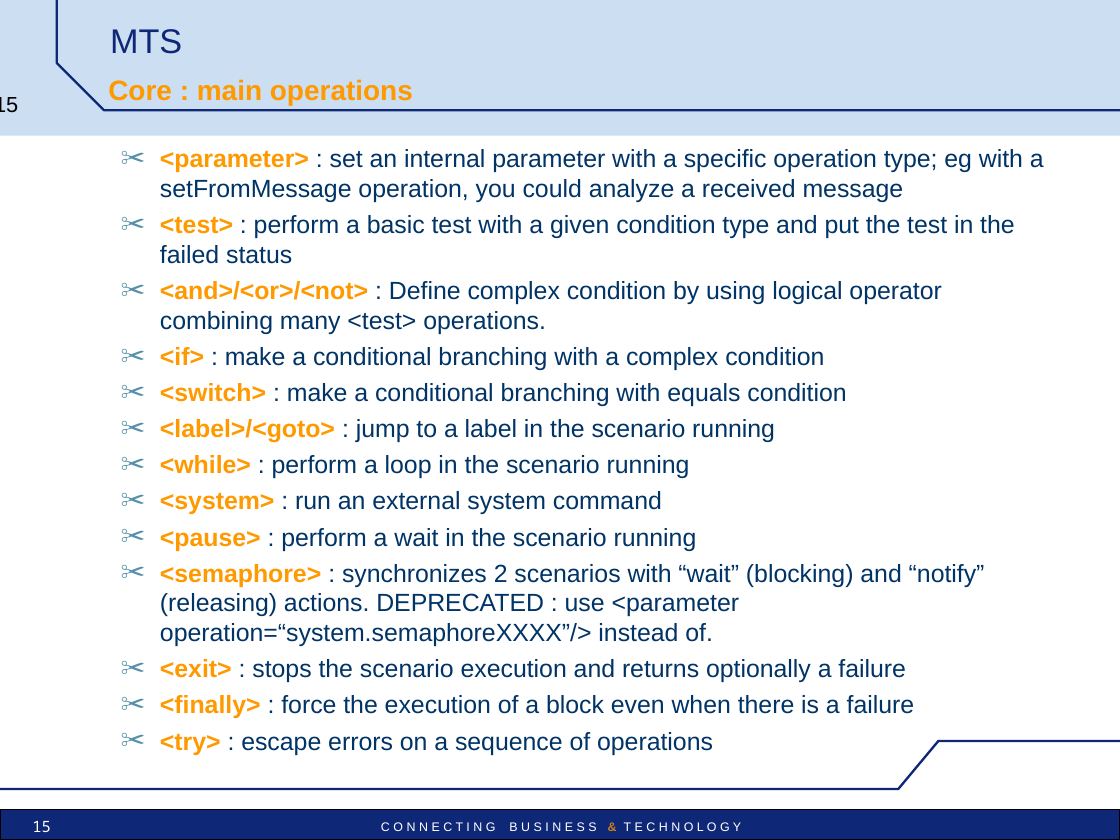
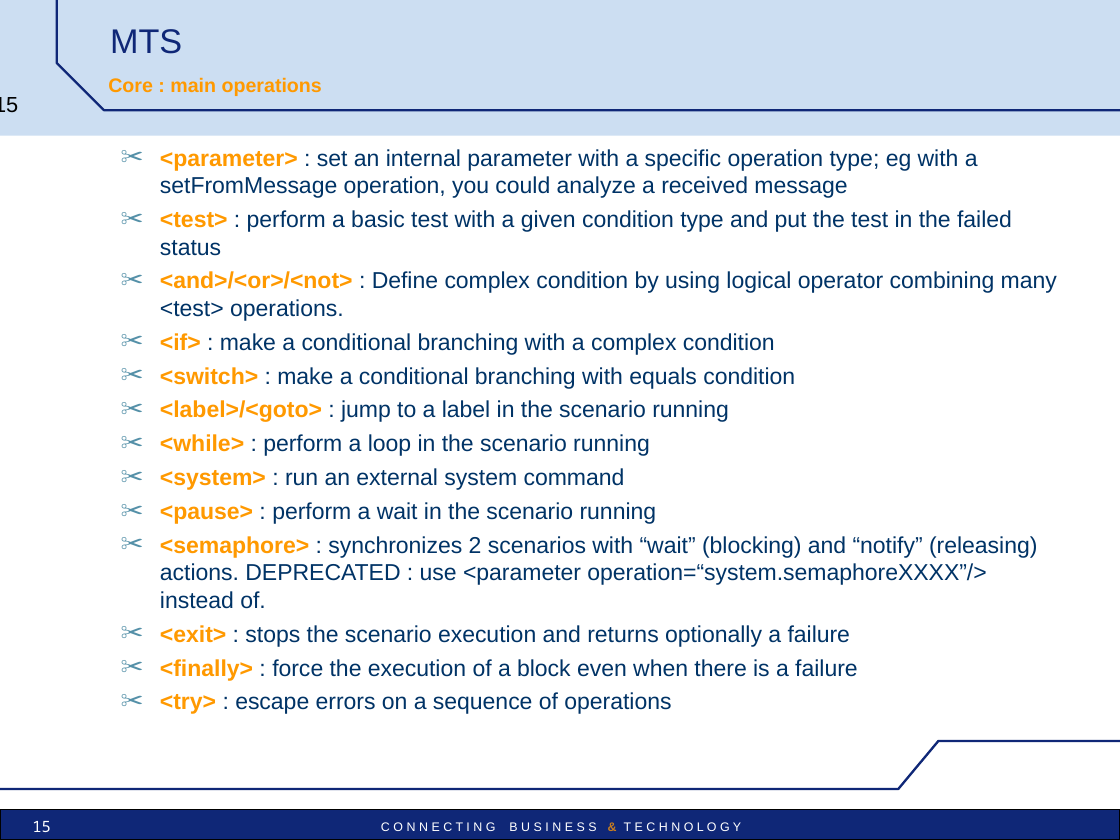
Before and after one commit to uttamhoode9/mts-trunk, a slide deck: slide 15 of mts/src/main/doc/MTS_pres_technical.ppt. Drawn at 1120x840 pixels with LibreOffice and Linux fonts; fonts in the diff are those of the drawing; background and template pictures are left out. Boxes give left, top, right and bottom in pixels: in the first picture for what was removed or moved away, otherwise in the second. Text is boxed around its words. In the diff, an @@ line names an element or a change of style, - is before the commit and + after.

```diff
--- a/mts/src/main/doc/MTS_pres_technical.ppt
+++ b/mts/src/main/doc/MTS_pres_technical.ppt
@@ text "Core : main operations" at <box>108,77,322,96</box>: size 18 to 12.6 pt @@
@@ text "<parameter> : set an internal ..." at <box>160,149,1057,714</box>: size 16 to 14.8 pt @@
```
Also in this commit, not shown: 31 other slides changed, 6 other files.
